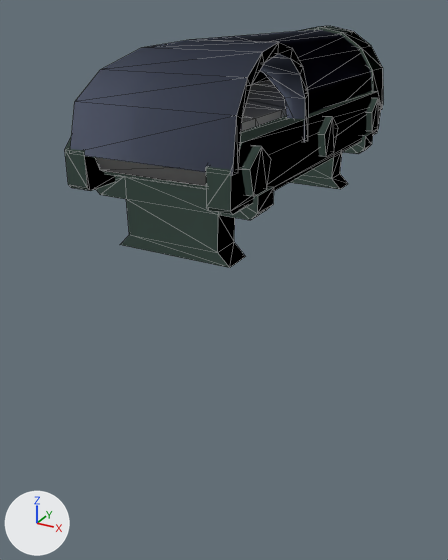
A saved change to the FBX model Assets/ueda/Factory/factory_belt_right.FBX.
Before and after are seen from a 50 mm lens placed at (2.2, -4.46, 1.54), pointed at (-0.14, -0.21, -0.59). Arrows for +X, +Y and +Z are at lower left; the lights stay in place. Mesh edges are drawn as thin lines. Where no turn or scale is listed for an object, it has been applied to the vertices.

Objects in the first picture: 'factory_line_base', 'factory_line_belt'.
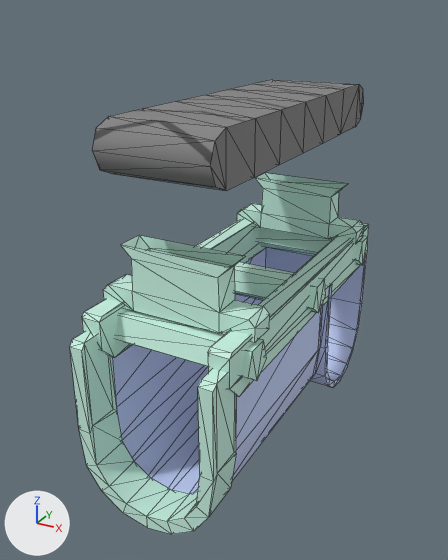
The change, as JSON lines over the scene's bpy script:
```json
{"op": "add", "block": "mat_factory_belt_base", "code": ["mat_factory_belt_base = principled_material('Factory_belt_base')", "mat_factory_belt_base.base_color = (0.596, 0.906, 0.784)  # green #cbf4e5", "mat_factory_belt_base.roughness = 0.778"]}
{"op": "add", "block": "me_mesh_1", "code": ["me_mesh_1 = bpy.data.meshes.new('Mesh')", "me_mesh_1.from_pydata(...)  # 266 vertices, 456 faces; spans x -65.0..65.0, y -148.0..166.0, z 0.0..202.0", "# faces by material slot: [200, 116, 140]", "me_mesh_1.materials.append(mat_actory_beltright_base)  # green #cbf4e5", "me_mesh_1.materials.append(mat_factory_belt_base)  # green #cbf4e5", "me_mesh_1.materials.append(mat_dome)  # blue #cad8ff"]}
{"op": "remove", "block": "ob_factory_line_base", "code": ["ob_factory_line_base = bpy.data.objects.new('factory_line_base', me_mesh)", "ob_factory_line_base.location = (0.0, 0.0, 0.0)"]}
{"op": "add", "block": "ob_factory_belt_left_base", "code": ["ob_factory_belt_left_base = bpy.data.objects.new('factory_belt_left_base', me_mesh_1)", "ob_factory_belt_left_base.location = (0.0, 0.0, 0.0)", "ob_factory_belt_left_base.scale = (-0.01, -0.01, -0.01)"]}
```

Pixel boxes [x1, y1, x2, y2] of what changed, in the pictures (448 x 560 px):
```json
{"object": "factory_belt_left_base", "change": "added", "after": [70, 173, 369, 534], "faces in mat_actory_beltright_base (green #cbf4e5)": [82, 173, 369, 396], "faces in mat_dome (blue #cad8ff)": [113, 248, 367, 493], "faces in mat_factory_belt_base (green #cbf4e5)": [70, 331, 237, 534]}
{"object": "factory_line_base", "change": "deleted", "before": [65, 26, 383, 268], "faces in mat_dome (blue #cad8ff)": [70, 30, 371, 176], "faces in mat_actory_beltright_base (green #cbf4e5)": [65, 26, 383, 268]}
{"object": "factory_line_belt", "change": "unchanged, uncovered by the edit", "before": [95, 80, 287, 186], "after": [92, 80, 364, 191]}
```
